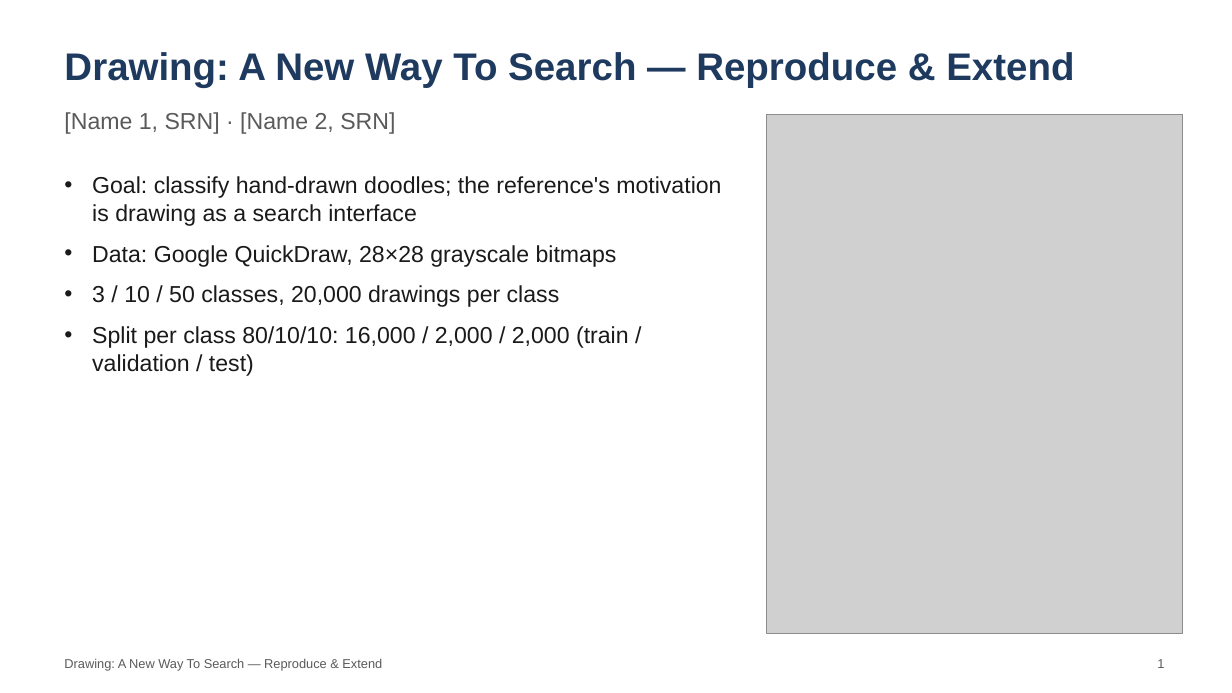
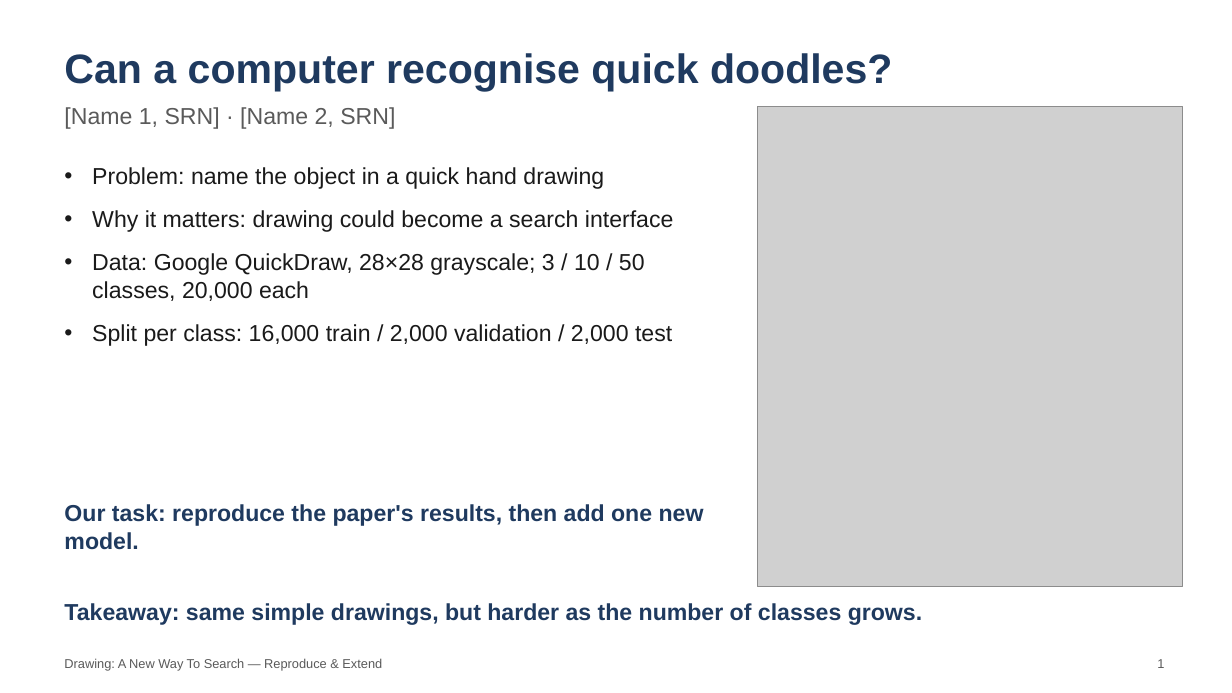
Before and after one commit to kesho475/ML-MiniProject, a slide deck: slide 1 of presentation/ML_MiniProject.pptx. Drawn at 1232x693 pixels with LibreOffice and Linux fonts; fonts in the diff are those of the drawing; grey boxes stand for pictures. Boxes give left, top, right and bottom in pixels: in the first picture for what was removed or moved away, otherwise in the second. Text is boxed around its words. In the diff, an @@ line names an element or a change of style, - is before the commit and + after.

```diff
--- a/presentation/ML_MiniProject.pptx
+++ b/presentation/ML_MiniProject.pptx
@@ text removed at bbox=[64, 52, 1074, 87] @@
-Drawing: A New Way To Search — Reproduce & Extend
@@ text added at bbox=[64, 53, 892, 91], 32 pt, text #1F3A5F, bold @@
+Can a computer recognise quick doodles?
@@ text "[Name 1, SRN] · [Name ...": place and size @@
-text "[Name 1, SRN] · [Name ..." at bbox=[64, 112, 395, 134]
+text "[Name 1, SRN] · [Name ..." at bbox=[64, 107, 395, 129]
@@ picture: place and size @@
-picture at bbox=[767, 115, 1183, 634]
+picture at bbox=[758, 106, 1183, 587]
@@ text at bbox=[92, 167, 674, 346]: text changed @@
-• Goal: classify hand-drawn doodles; the reference's motivation is drawing as a search interface
-• Data: Google QuickDraw, 28×28 grayscale bitmaps
-• 3 / 10 / 50 classes, 20,000 drawings per class
-• Split per class 80/10/10: 16,000 / 2,000 / 2,000 (train / validation / test)
+• Problem: name the object in a quick hand drawing
+• Why it matters: drawing could become a search interface
+• Data: Google QuickDraw, 28×28 grayscale; 3 / 10 / 50 classes, 20,000 each
+• Split per class: 16,000 train / 2,000 validation / 2,000 test
@@ text added at bbox=[64, 504, 704, 550], 18 pt, text #1F3A5F, bold @@
+Our task: reproduce the paper's results, then add one new model.
@@ text added at bbox=[64, 603, 922, 625], 18 pt, text #1F3A5F, bold @@
+Takeaway: same simple drawings, but harder as the number of classes grows.
```
Also in this commit, not shown: 6 other slides changed, 1 slide added, 1 slide removed, 7 other files.
